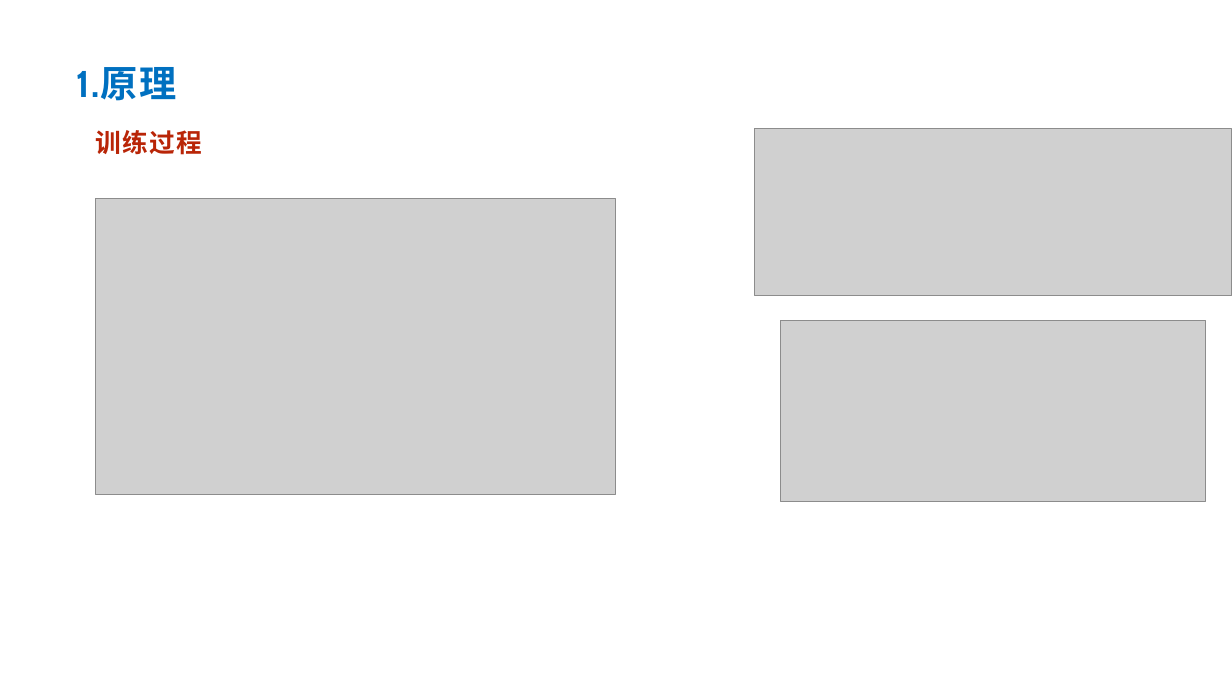
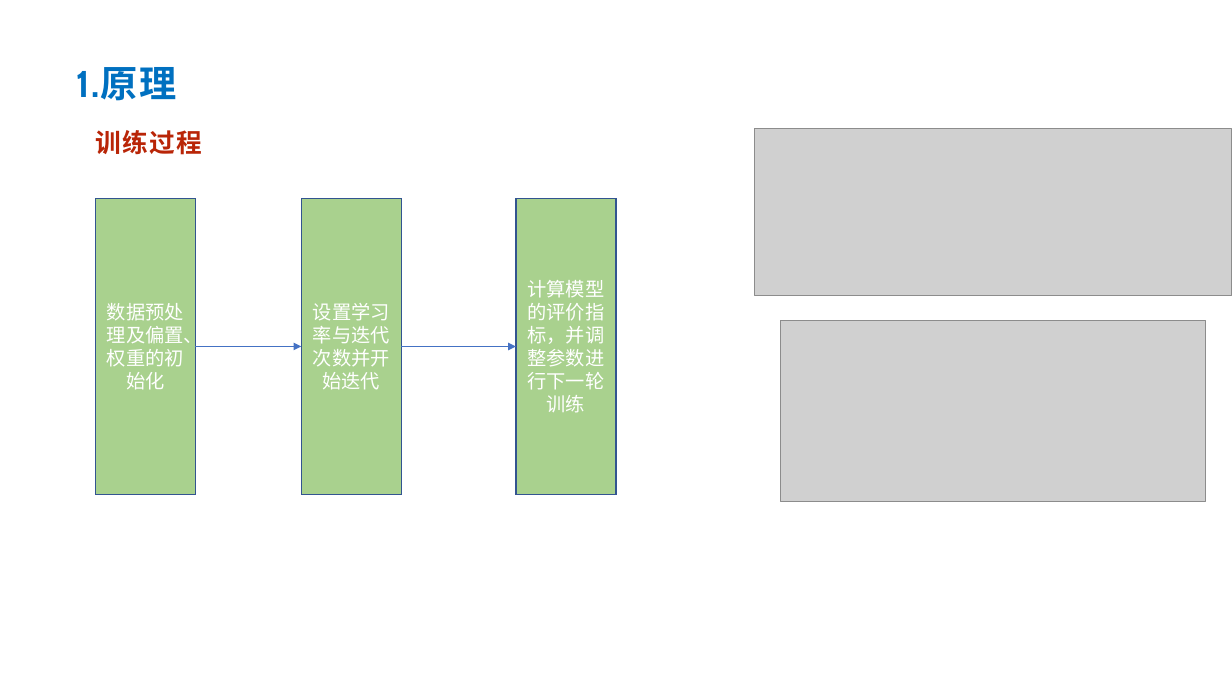
Before and after one commit to Mari00oo00/ShuZhi, a slide deck: slide 6 of 答辩.pptx. Drawn at 1232x693 pixels with LibreOffice and Linux fonts; fonts in the diff are those of the drawing; grey boxes stand for pictures. Boxes give left, top, right and bottom in pixels: in the first picture for what was removed or moved away, otherwise in the second. Text is boxed around its words. In the diff, an @@ line names an element or a change of style, - is before the commit and + after.

```diff
--- a/答辩.pptx
+++ b/答辩.pptx
@@ picture removed at [95, 199, 616, 494] @@
@@ rectangle added at [95, 199, 195, 494], fill #A9D18E, outline #325491 1 pt, 15 pt, text #FFFFFF @@
+数据预处理及偏置、权重的初始化
@@ rectangle added at [301, 199, 401, 494], fill #A9D18E, outline #325491 1 pt, 15 pt, text #FFFFFF @@
+设置学习率与迭代次数并开始迭代
@@ rectangle added at [516, 199, 616, 494], fill #A9D18E, outline #325491 1 pt, 15 pt, text #FFFFFF @@
+计算模型的评价指标，并调整参数进行下一轮训练
@@ arrow added from (196, 347) to (301, 347), #4472C4 0.5 pt @@
@@ arrow added from (401, 347) to (516, 347), #4472C4 0.5 pt @@
```
Also in this commit, not shown: 2 other slides changed, 1 other file.
